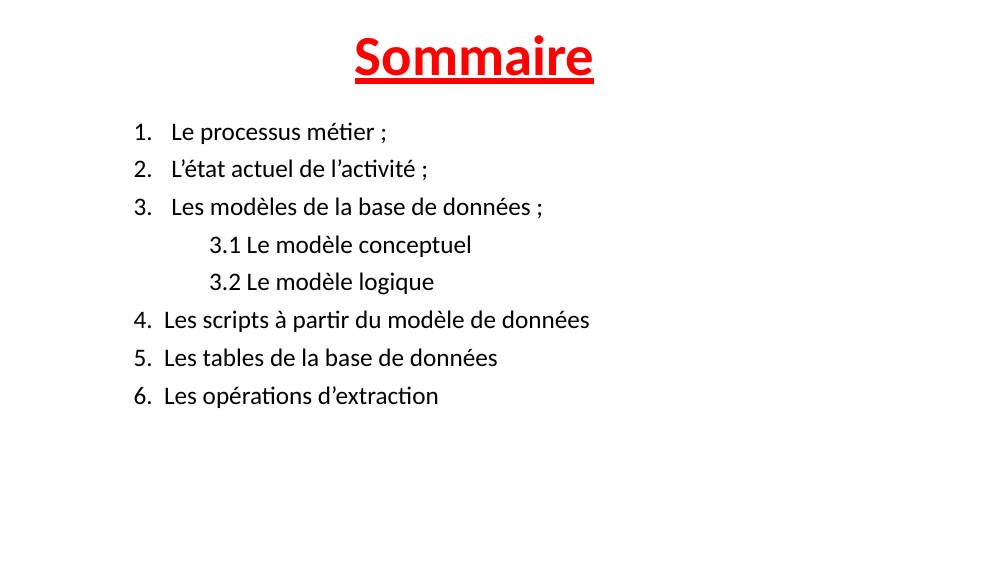
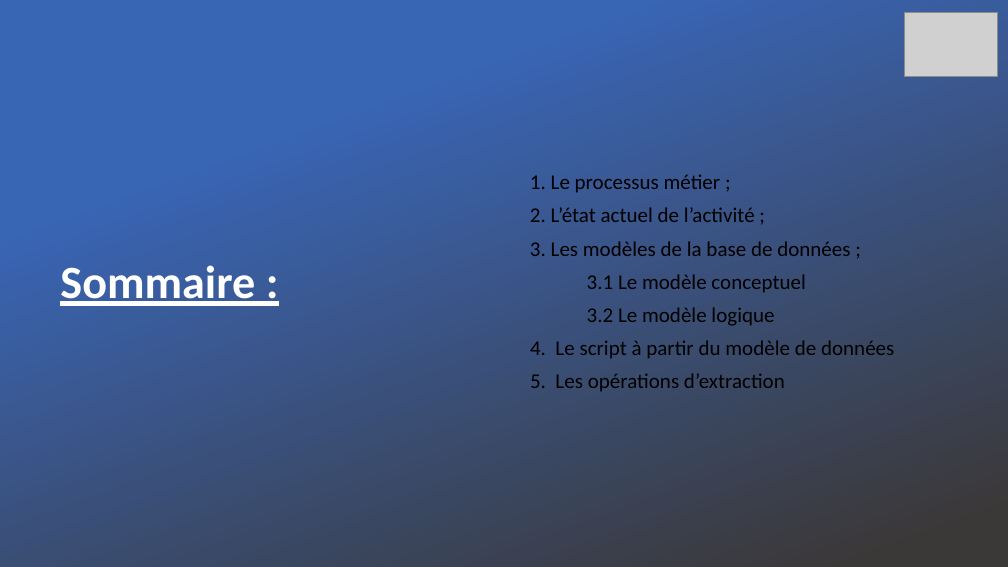
Before and after one commit to Anistea/Biblioth-que, a slide deck: slide 3 of PowerPoint_Projet Panorama base de données.pptx (slide 2 before the commit). Drawn at 1008x567 pixels with LibreOffice and Linux fonts; fonts in the diff are those of the drawing; grey boxes stand for pictures; background and template pictures are left out. Boxes give left, top, right and bottom in pixels: in the first picture for what was removed or moved away, otherwise in the second. Text is boxed around its words. In the diff, an @@ line names an element or a change of style, - is before the commit and + after.

```diff
--- a/PowerPoint_Projet Panorama base de données.pptx
+++ b/PowerPoint_Projet Panorama base de données.pptx
@@ rectangle added at bbox=[0, 0, 1008, 567], fill gradient #3965B5 to #3B3838 @@
@@ picture added at bbox=[905, 13, 998, 77] @@
@@ subtitle "1. Le processus métier ;": place and size @@
-subtitle "1. Le processus métier ;" at bbox=[134, 122, 590, 408]
+subtitle "1. Le processus métier ;" at bbox=[530, 174, 894, 392]
@@ subtitle "1. Le processus métier ;" at bbox=[530, 174, 894, 392]: vertical alignment top to middle @@
@@ title "Sommaire :" at bbox=[60, 265, 255, 306]: vertical alignment bottom to middle @@
@@ subtitle at bbox=[530, 174, 850, 256]: text changed; size 24 to 20 pt @@
-1. Le processus métier ;
-2. L’état actuel de l’activité ;
-3. Les modèles de la base de données ;
+1. Le processus métier ;
+2. L’état actuel de l’activité ;
+3. Les modèles de la base de données ;
@@ title at bbox=[60, 265, 255, 306]: text changed; size 54 to 44 pt; text colour #FF0000 to #FFFFFF @@
-Sommaire
+Sommaire :
@@ subtitle at bbox=[587, 274, 806, 326]: size 24 to 20 pt in "3.1 Le modèle conceptuel", "3.2 Le modèle logique" @@
@@ subtitle at bbox=[530, 340, 894, 392]: text changed; size 24 to 20 pt @@
-4. Les scripts à partir du modèle de données
-5. Les tables de la base de données
-6. Les opérations d’extraction
+4. Le script à partir du modèle de données
+5. Les opérations d’extraction
```
Also in this commit, not shown: 13 other slides changed, 13 slides added.
